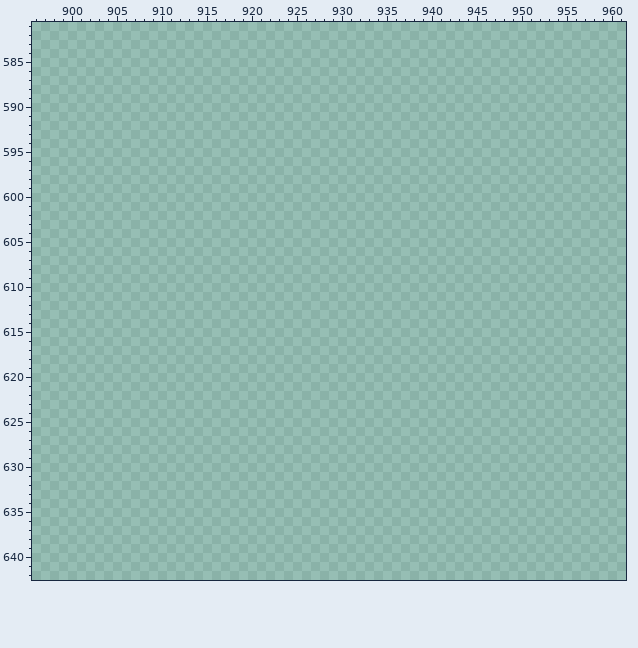
Pixel-art file, stored at Assets/Art/Tilesets/Tilesets 64/MasterTileset64.aseprite. This is how it looked before the edit.
1024x1024 pixels, 1 frame. Colours within 5 levels of each other are drawn and written as one. Shown: x 896..961, y 581..642. The commit also changed other parts of the picture, which this record leaves out.
Now the later version:
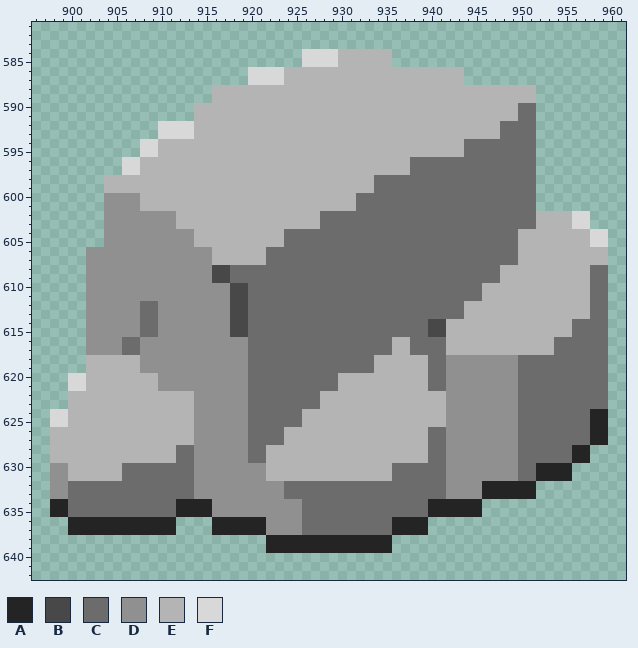
Palette (. is transparent): A #242424  B #484848  C #6c6c6c  D #909090  E #b4b4b4  F #d8d8d8
Diff:
Changed rows in their new state; - is an unchanged pixel.
Layer "Tiles":
first column x 898:
584 ----------------------------FFFFEEEEEE------------------------
585 ----------------------------FFFFEEEEEE------------------------
586 ----------------------FFFFEEEEEEEEEEEEEEEEEEEE----------------
587 ----------------------FFFFEEEEEEEEEEEEEEEEEEEE----------------
588 ------------------EEEEEEEEEEEEEEEEEEEEEEEEEEEEEEEEEEEE--------
589 ------------------EEEEEEEEEEEEEEEEEEEEEEEEEEEEEEEEEEEE--------
590 ----------------EEEEEEEEEEEEEEEEEEEEEEEEEEEEEEEEEEEECC--------
591 ----------------EEEEEEEEEEEEEEEEEEEEEEEEEEEEEEEEEEEECC--------
592 ------------FFFFEEEEEEEEEEEEEEEEEEEEEEEEEEEEEEEEEECCCC--------
593 ------------FFFFEEEEEEEEEEEEEEEEEEEEEEEEEEEEEEEEEECCCC--------
594 ----------FFEEEEEEEEEEEEEEEEEEEEEEEEEEEEEEEEEECCCCCCCC--------
595 ----------FFEEEEEEEEEEEEEEEEEEEEEEEEEEEEEEEEEECCCCCCCC--------
596 --------FFEEEEEEEEEEEEEEEEEEEEEEEEEEEEEECCCCCCCCCCCCCC--------
597 --------FFEEEEEEEEEEEEEEEEEEEEEEEEEEEEEECCCCCCCCCCCCCC--------
598 ------EEEEEEEEEEEEEEEEEEEEEEEEEEEEEECCCCCCCCCCCCCCCCCC--------
599 ------EEEEEEEEEEEEEEEEEEEEEEEEEEEEEECCCCCCCCCCCCCCCCCC--------
600 ------DDDDEEEEEEEEEEEEEEEEEEEEEEEECCCCCCCCCCCCCCCCCCCC--------
601 ------DDDDEEEEEEEEEEEEEEEEEEEEEEEECCCCCCCCCCCCCCCCCCCC--------
602 ------DDDDDDDDEEEEEEEEEEEEEEEECCCCCCCCCCCCCCCCCCCCCCCCEEEEFF--
603 ------DDDDDDDDEEEEEEEEEEEEEEEECCCCCCCCCCCCCCCCCCCCCCCCEEEEFF--
604 ------DDDDDDDDDDEEEEEEEEEECCCCCCCCCCCCCCCCCCCCCCCCCCEEEEEEEEFF
605 ------DDDDDDDDDDEEEEEEEEEECCCCCCCCCCCCCCCCCCCCCCCCCCEEEEEEEEFF
606 ----DDDDDDDDDDDDDDEEEEEECCCCCCCCCCCCCCCCCCCCCCCCCCCCEEEEEEEEEE
607 ----DDDDDDDDDDDDDDEEEEEECCCCCCCCCCCCCCCCCCCCCCCCCCCCEEEEEEEEEE
608 ----DDDDDDDDDDDDDDBBCCCCCCCCCCCCCCCCCCCCCCCCCCCCCCEEEEEEEEEECC
609 ----DDDDDDDDDDDDDDBBCCCCCCCCCCCCCCCCCCCCCCCCCCCCCCEEEEEEEEEECC
610 ----DDDDDDDDDDDDDDDDBBCCCCCCCCCCCCCCCCCCCCCCCCCCEEEEEEEEEEEECC
611 ----DDDDDDDDDDDDDDDDBBCCCCCCCCCCCCCCCCCCCCCCCCCCEEEEEEEEEEEECC
612 ----DDDDDDCCDDDDDDDDBBCCCCCCCCCCCCCCCCCCCCCCCCEEEEEEEEEEEEEECC
613 ----DDDDDDCCDDDDDDDDBBCCCCCCCCCCCCCCCCCCCCCCCCEEEEEEEEEEEEEECC
614 ----DDDDDDCCDDDDDDDDBBCCCCCCCCCCCCCCCCCCCCBBEEEEEEEEEEEEEECCCC
615 ----DDDDDDCCDDDDDDDDBBCCCCCCCCCCCCCCCCCCCCBBEEEEEEEEEEEEEECCCC
616 ----DDDDCCDDDDDDDDDDDDCCCCCCCCCCCCCCCCEECCCCEEEEEEEEEEEECCCCCC
617 ----DDDDCCDDDDDDDDDDDDCCCCCCCCCCCCCCCCEECCCCEEEEEEEEEEEECCCCCC
618 ----EEEEEEDDDDDDDDDDDDCCCCCCCCCCCCCCEEEEEECCDDDDDDDDCCCCCCCCCC
619 ----EEEEEEDDDDDDDDDDDDCCCCCCCCCCCCCCEEEEEECCDDDDDDDDCCCCCCCCCC
620 --FFEEEEEEEEDDDDDDDDDDCCCCCCCCCCEEEEEEEEEECCDDDDDDDDCCCCCCCCCC
621 --FFEEEEEEEEDDDDDDDDDDCCCCCCCCCCEEEEEEEEEECCDDDDDDDDCCCCCCCCCC
622 --EEEEEEEEEEEEEEDDDDDDCCCCCCCCEEEEEEEEEEEEEEDDDDDDDDCCCCCCCCCC
623 --EEEEEEEEEEEEEEDDDDDDCCCCCCCCEEEEEEEEEEEEEEDDDDDDDDCCCCCCCCCC
624 FFEEEEEEEEEEEEEEDDDDDDCCCCCCEEEEEEEEEEEEEEEEDDDDDDDDCCCCCCCCAA
625 FFEEEEEEEEEEEEEEDDDDDDCCCCCCEEEEEEEEEEEEEEEEDDDDDDDDCCCCCCCCAA
626 EEEEEEEEEEEEEEEEDDDDDDCCCCEEEEEEEEEEEEEEEECCDDDDDDDDCCCCCCCCAA
627 EEEEEEEEEEEEEEEEDDDDDDCCCCEEEEEEEEEEEEEEEECCDDDDDDDDCCCCCCCCAA
628 EEEEEEEEEEEEEECCDDDDDDCCEEEEEEEEEEEEEEEEEECCDDDDDDDDCCCCCCAA--
629 EEEEEEEEEEEEEECCDDDDDDCCEEEEEEEEEEEEEEEEEECCDDDDDDDDCCCCCCAA--
630 DDEEEEEECCCCCCCCDDDDDDDDEEEEEEEEEEEEEECCCCCCDDDDDDDDCCAAAA----
631 DDEEEEEECCCCCCCCDDDDDDDDEEEEEEEEEEEEEECCCCCCDDDDDDDDCCAAAA----
632 DDCCCCCCCCCCCCCCDDDDDDDDDDCCCCCCCCCCCCCCCCCCDDDDAAAAAA--------
633 DDCCCCCCCCCCCCCCDDDDDDDDDDCCCCCCCCCCCCCCCCCCDDDDAAAAAA--------
634 AACCCCCCCCCCCCAAAADDDDDDDDDDCCCCCCCCCCCCCCAAAAAA--------------
635 AACCCCCCCCCCCCAAAADDDDDDDDDDCCCCCCCCCCCCCCAAAAAA--------------
636 --AAAAAAAAAAAA----AAAAAADDDDCCCCCCCCCCAAAA--------------------
637 --AAAAAAAAAAAA----AAAAAADDDDCCCCCCCCCCAAAA--------------------
638 ------------------------AAAAAAAAAAAAAA------------------------
639 ------------------------AAAAAAAAAAAAAA------------------------
Pixel boxes of the changes (left, top, right, bottom) in both pictures:
added: (50, 49, 608, 553)
